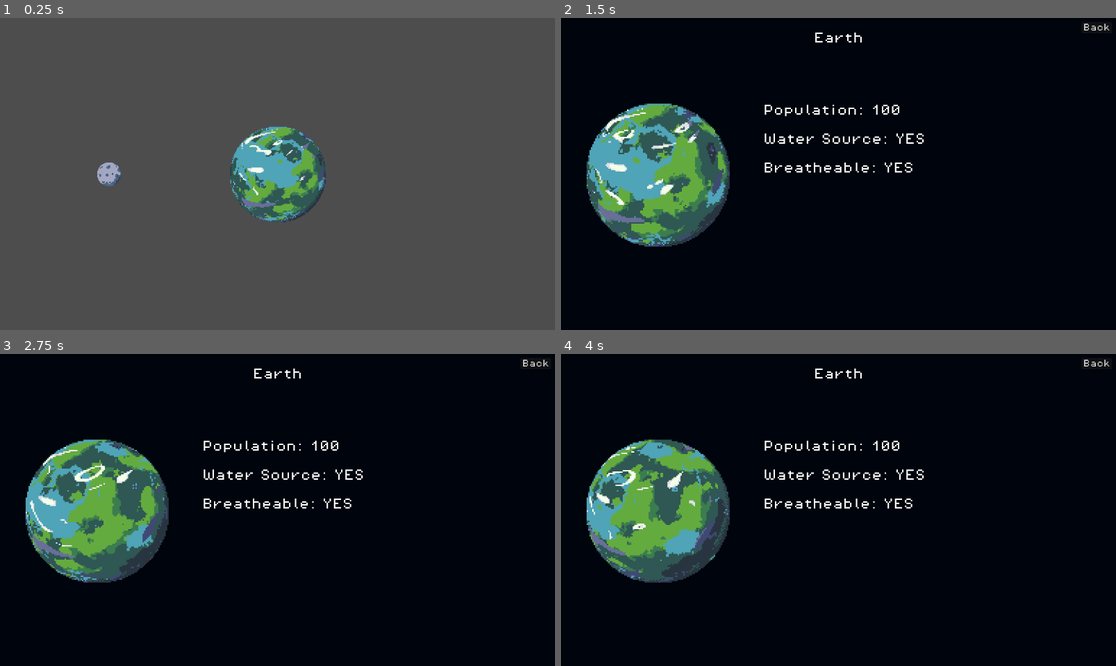
Above: before the commit, frames 1-4 (two rows, left to right).
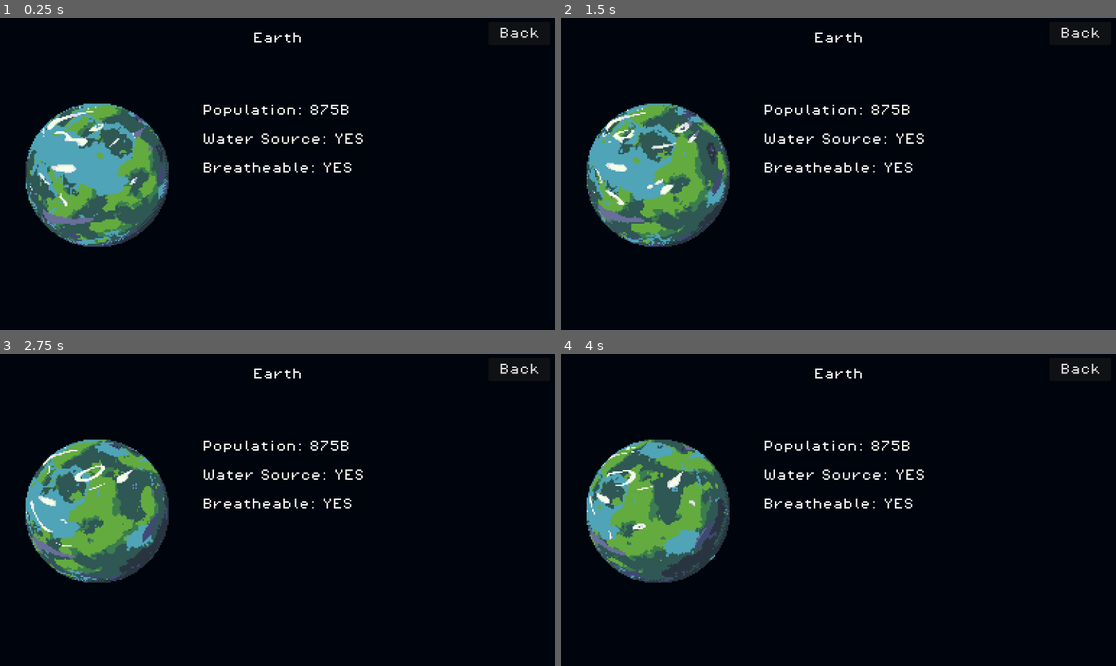
Above: after the commit, the same moments.

Repository: TimidBagel/refactored-octo-sniffle
Game: Godot game, scene res://scenes/sol.tscn
Same seed, same stepped clock (60 frames per second), same inputs: the game is played once before the commit and once after it.
Inputs (mouse positions are in pixels of both pictures, inside the frame that each line leads up to):
- Up to frame 1 (0.25 s): no input
- Up to frame 2 (1.5 s): click (838, 174) at 0.67 s; move the mouse to (672, 174) at 1.27 s; click (672, 174) at 1.42 s
- Up to frame 3 (2.75 s): move the mouse to (333, 441) at 2.02 s; click (333, 441) at 2.17 s
- Up to frame 4 (4 s): move the mouse to (810, 572) at 2.77 s; click (810, 572) at 2.92 s; move the mouse to (1005, 556) at 3.52 s; click (1005, 556) at 3.67 s

The runs differ from the first frame. In frame 1, 100% of the frame differs, in the area x 0-100%, y 0-100%; in frame 2, 0.2%; in frame 3, 0.2%; in frame 4, 0.2%.

Commit message:
increased size of back button

Diff:
--- a/Engine Files/scenes/UI.tscn
+++ b/Engine Files/scenes/UI.tscn
@@ -106,11 +106,12 @@
 
 [node name="Button" type="Button" parent="Control/ColorRect"]
 layout_mode = 0
-offset_left = 1080.0
+offset_left = 1014.0
 offset_top = 8.0
-offset_right = 1144.0
-offset_bottom = 32.0
+offset_right = 1142.0
+offset_bottom = 56.0
 theme_override_fonts/font = ExtResource("1_52pns")
+theme_override_font_sizes/font_size = 24
 text = "Back"
 
 [connection signal="pressed" from="Control/ColorRect/Button" to="." method="_on_button_pressed"]
--- a/Engine Files/scenes/sol.tscn
+++ b/Engine Files/scenes/sol.tscn
@@ -16,4 +16,3 @@
 
 [node name="UI" parent="." instance=ExtResource("2_jtk3i")]
 unique_name_in_owner = true
-visible = false
